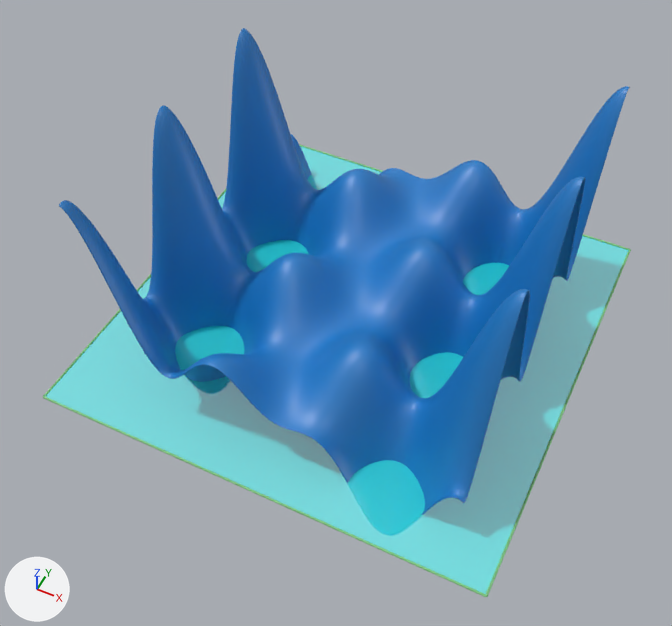
An edit to the Blender file Blender/corbes-nivell.blend, drawn before and after from the same camera.
Rendered twice from a 50 mm lens placed at (5.9, -12.87, 14.95), pointed at (-0.07, -0.95, 0.04). The lights are fixed; the arrows at lower left show +X, +Y and +Z.

The scene before the commit, as lines of its bpy script (objects in view):
```python
me_function_002 = bpy.data.meshes.new('Function.002')
me_function_002.from_pydata(...)  # 16641 vertices, 16384 faces; spans x -4.0..4.06, y -4.0..4.06, z -2.46..3.99
me_function_002.polygons.foreach_set('use_smooth', [True] * 16384)
me_function_002.materials.append(mat_azurebluedark)  # blue #007ccb
me_planesurfacemesh = bpy.data.meshes.new('PlaneSurfaceMesh')
me_planesurfacemesh.from_pydata(...)  # 266 vertices, 140 faces; spans x -5.03..5.02, y -5.02..5.03, z -0.03..0.03
# faces by material slot: [4, 136]
me_planesurfacemesh.materials.append(mat_cyan)  # cyan #00ffff
me_planesurfacemesh.materials.append(mat_greendarkdull)  # green #7ccb7c
ob_function = bpy.data.objects.new('Function', me_function_002)
ob_function.location = (0.0, 0.0, 0.0)
_m = ob_function.modifiers.new('SubSurf', 'SUBSURF')
_m.subdivision_type = 'SIMPLE'
_m.levels = 4
_m = ob_function.modifiers.new('Solidify', 'SOLIDIFY')
_m.thickness = 0.02
_m.offset = 1.0
ob_pla = bpy.data.objects.new('Pla', me_planesurfacemesh)
ob_pla.location = (0.0, 0.0, -1.05)
_m = ob_pla.modifiers.new('SubSurf', 'SUBSURF')
_m.subdivision_type = 'SIMPLE'
_m.levels = 4
```
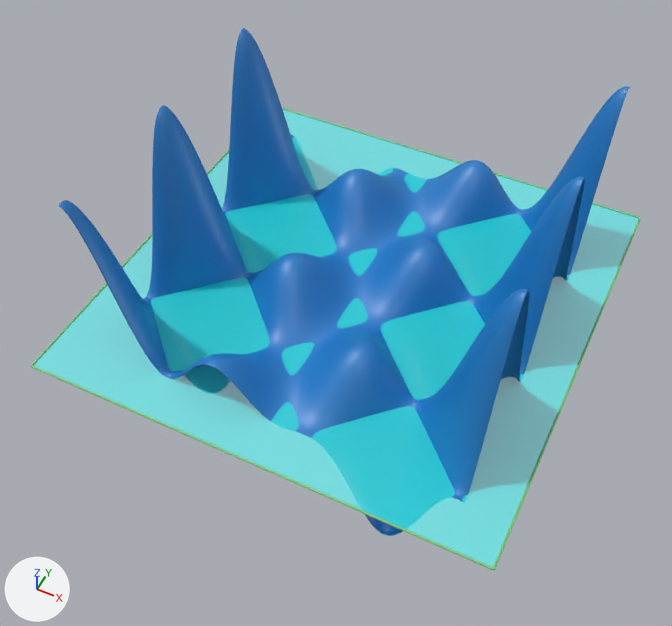
Where the change shows, as pixel boxes [x1, y1, x2, y2] in the pictures (672 x 626 px):
'Pla', moved: before [43, 144, 631, 597]; after [31, 108, 641, 570]

Diff of the bpy script that builds the scene:
```diff
--- a/Blender/corbes-nivell.blend.py
+++ b/Blender/corbes-nivell.blend.py
@@ ob_pla @@
 ob_pla = bpy.data.objects.new('Pla', me_planesurfacemesh)
-ob_pla.location = (0.0, 0.0, -1.05)
+ob_pla.location = (0.0, 0.0, 0.0)
 _m = ob_pla.modifiers.new('SubSurf', 'SUBSURF')
```
